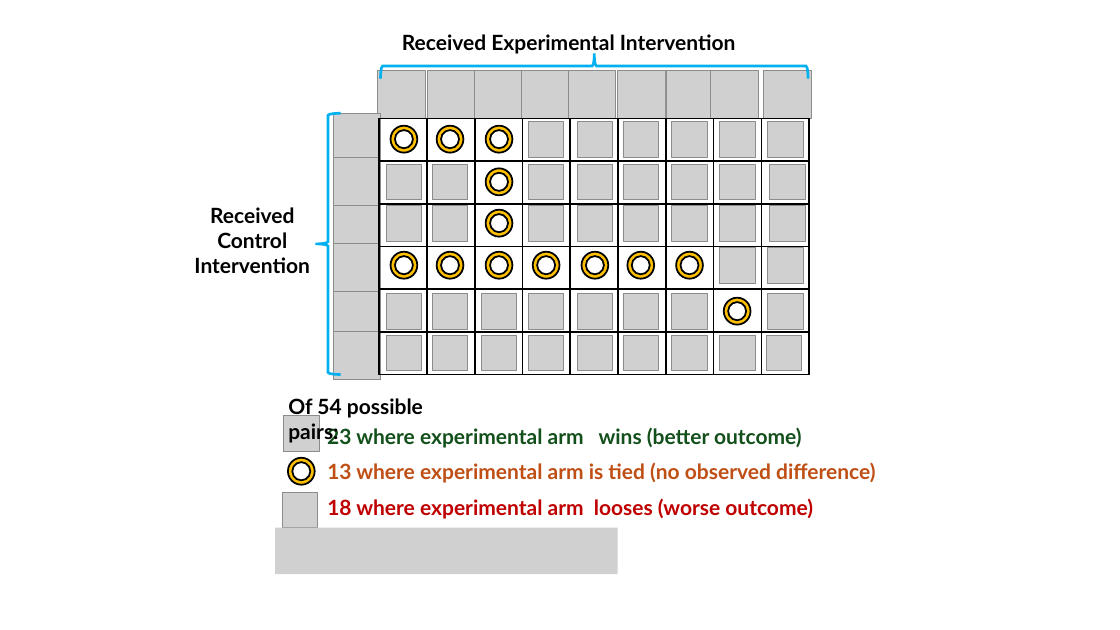
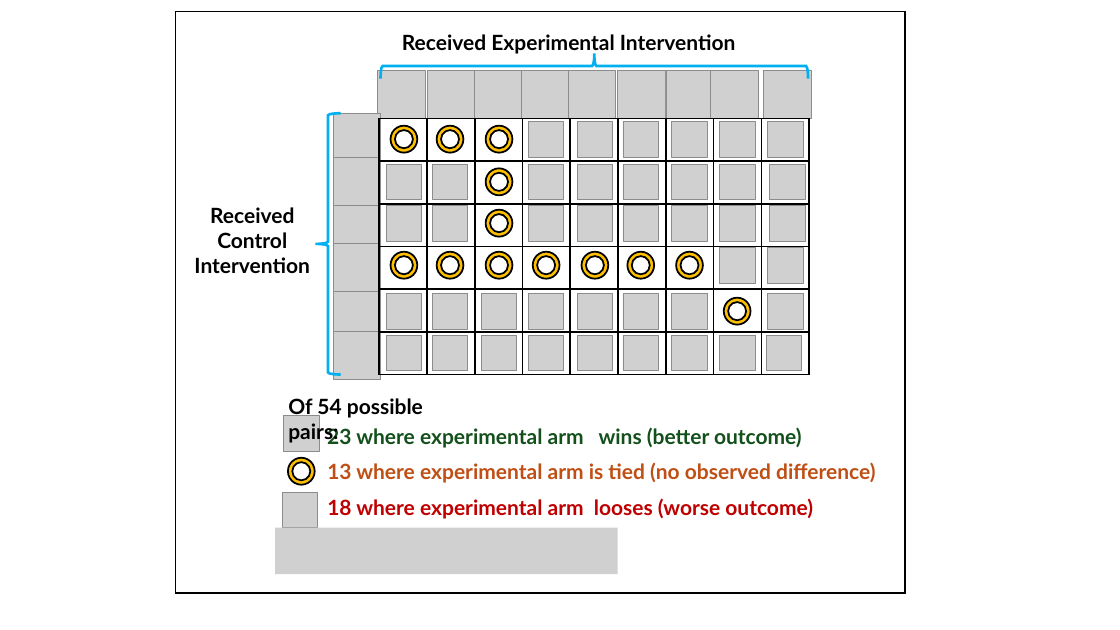
Before and after one commit to HannahJohns/compare-wins, a slide deck: slide 1 of figures.pptx. Drawn at 1120x630 pixels with LibreOffice and Linux fonts; fonts in the diff are those of the drawing; grey boxes stand for pictures. Boxes give left, top, right and bottom in pixels: in the first picture for what was removed or moved away, otherwise in the second. Text is boxed around its words. In the diff, an @@ line names an element or a change of style, - is before the commit and + after.

```diff
--- a/figures.pptx
+++ b/figures.pptx
@@ rectangle added at box(176, 12, 906, 594), fill #FFFFFF, outline #000000 1.5 pt @@
```
Also in this commit, not shown: 2 slides added, 2 other files.
